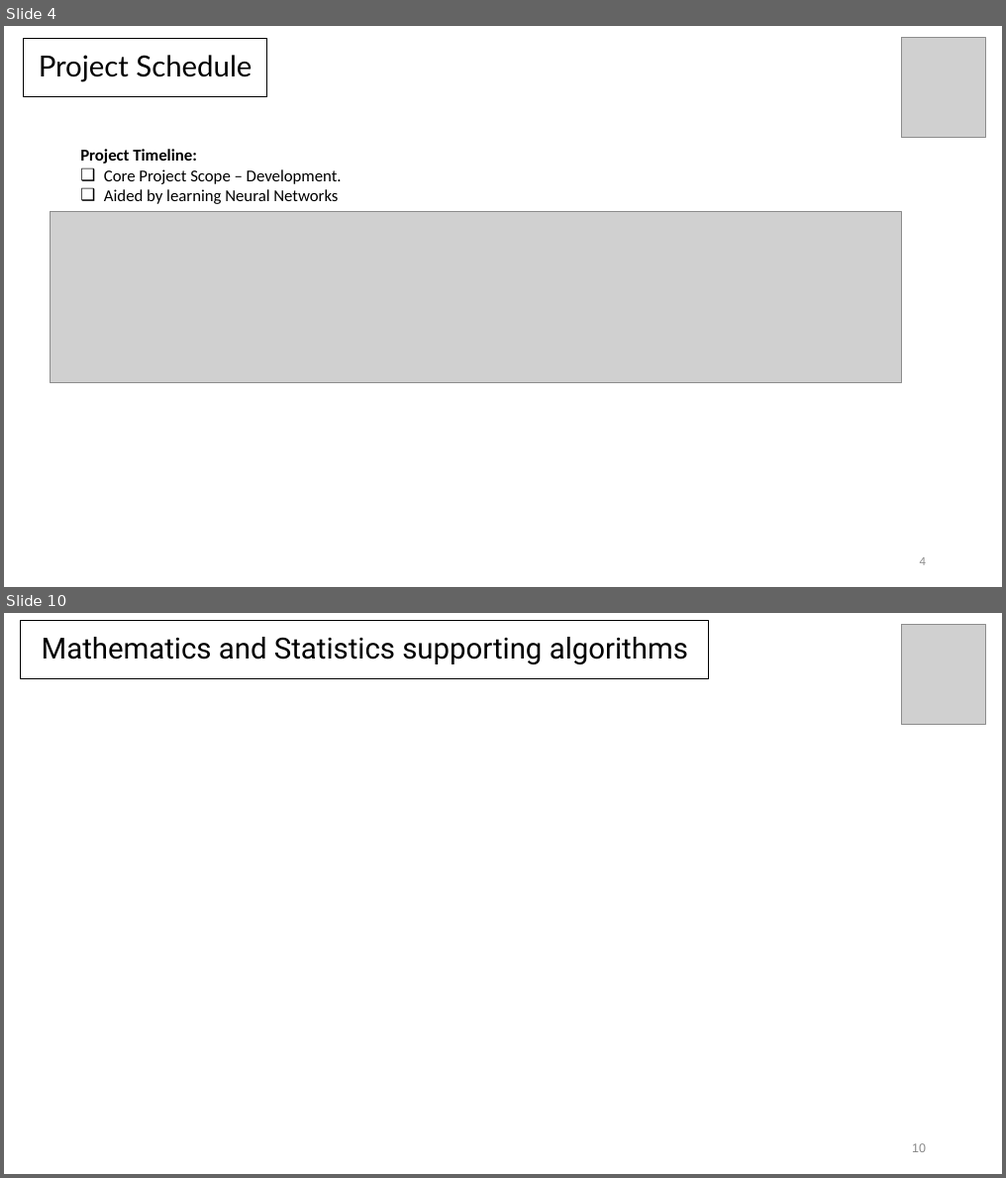
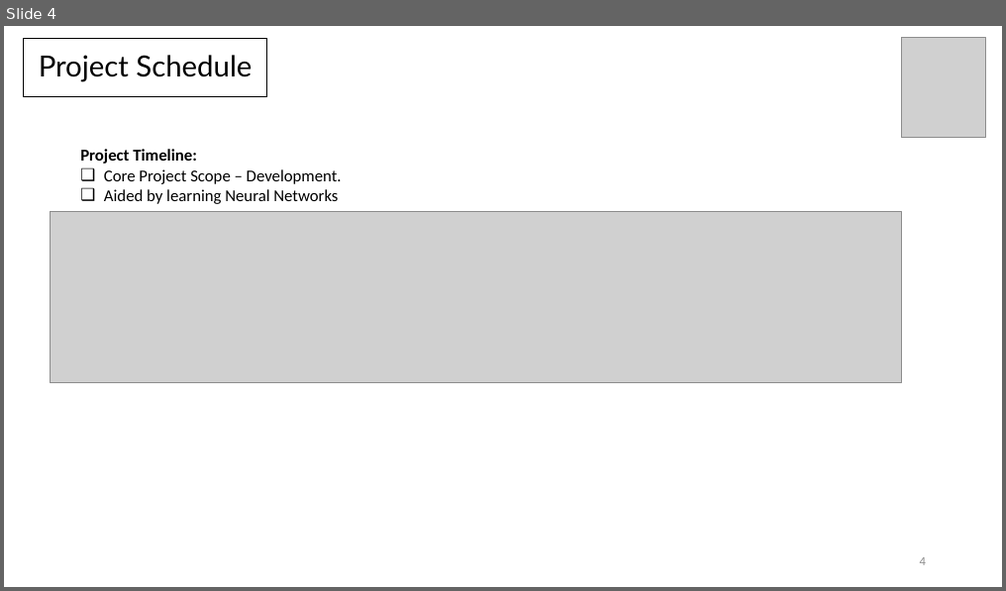
Before and after one commit to coderscraft/simpsons-classification, a slide deck: Documentation/SprintPresentations/Sprint3-Week1.pptx. Shown one above the other, each under a label of ours: slides 4 and 10 before the commit, slide 4 after it; the slides between them are not shown. The pictures are 1006x1178 and 1006x591 pixels, drawn with LibreOffice and Linux fonts; fonts in the diff are those of the drawing; grey boxes stand for pictures. Boxes give left, top, right and bottom in pixels: in the first picture for what was removed or moved away, otherwise in the second. Text is boxed around its words. In the diff, an @@ line names an element or a change of style, - is before the commit and + after.

```diff
--- a/Documentation/SprintPresentations/Sprint3-Week1.pptx
+++ b/Documentation/SprintPresentations/Sprint3-Week1.pptx
@@ slide 10 removed at bbox=[4, 613, 1002, 1174], background #FFFFFF @@
@@ rectangle removed at bbox=[21, 621, 709, 679] @@
-Mathematics and Statistics supporting algorithms
@@ picture removed at bbox=[902, 624, 986, 725] @@
@@ page number removed at bbox=[912, 1144, 926, 1153] @@
-10
```
Also in this commit, not shown: 4 slides changed, 1 slide added, 7 other slides removed, 2 other files.
